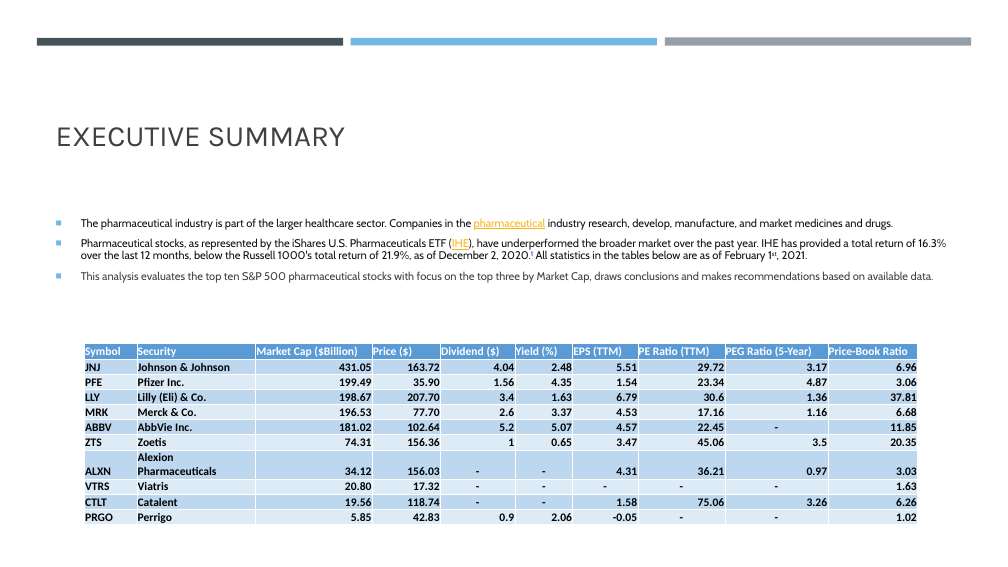
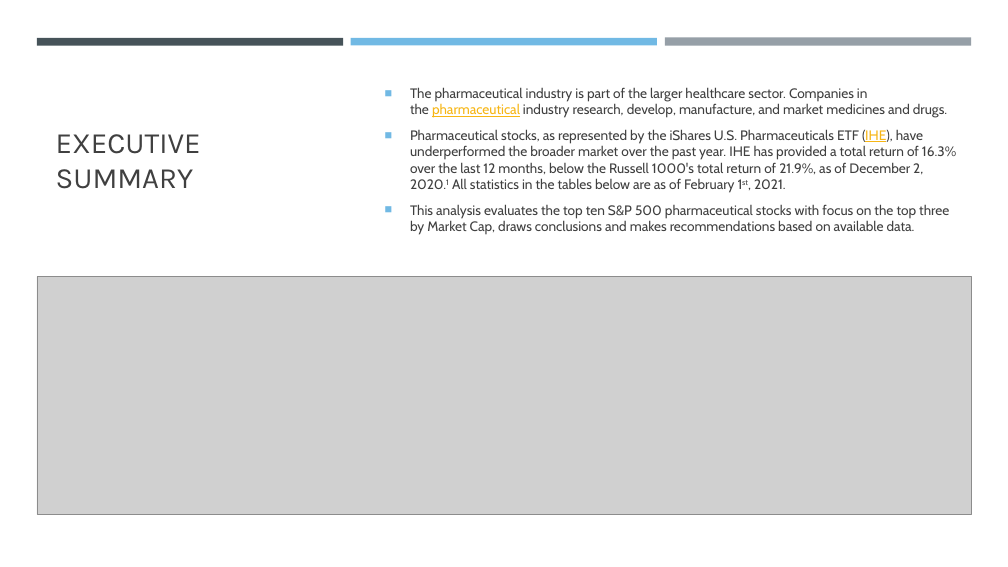
Before and after one commit to larawayn/Project-1, a slide deck: slide 3 of Stock Market Analysis.pptx. Drawn at 1008x567 pixels with LibreOffice and Linux fonts; fonts in the diff are those of the drawing; grey boxes stand for pictures. Boxes give left, top, right and bottom in pixels: in the first picture for what was removed or moved away, otherwise in the second. Text is boxed around its words. In the diff, an @@ line names an element or a change of style, - is before the commit and + after.

```diff
--- a/Stock Market Analysis.pptx
+++ b/Stock Market Analysis.pptx
@@ rectangle added at (x1=0, y1=0, x2=1008, y2=567), fill #FFFFFF @@
@@ title "EXECUTIVE SUMMARY" moved from (x1=56, y1=127, x2=346, y2=147) to (x1=56, y1=134, x2=201, y2=189) @@
@@ title "EXECUTIVE SUMMARY" at (x1=56, y1=134, x2=201, y2=189): vertical alignment bottom to middle @@
@@ text "The pharmaceutical industry is part ..." moved from (x1=81, y1=218, x2=946, y2=283) to (x1=410, y1=87, x2=956, y2=235) @@
@@ text "The pharmaceutical industry is part ..." at (x1=410, y1=87, x2=956, y2=235): size 10.6 to 13 pt; text colour #111111 to #404040 in "The pharmaceutical industry is part of the ...", "Pharmaceutical stocks, as represented by the iShares ..."; text colour #0000EE to #404040 in "2020.1"; line spacing 0.9 to 1 @@
@@ picture added at (x1=37, y1=277, x2=972, y2=515) @@
@@ table removed at (x1=85, y1=344, x2=917, y2=527), 11 rows, 10 columns @@
-Symbol | Security | Market Cap ($Billion) | Price ($) | Dividend ($) | Yield (%) | EPS (TTM) | PE Ratio (TTM) | PEG Ratio (5-Year) | Price-Book Ratio
-JNJ | Johnson & Johnson | 431.05 | 163.72 | 4.04 | 2.48 | 5.51 | 29.72 | 3.17 | 6.96
-PFE | Pfizer Inc. | 199.49 | 35.90 | 1.56 | 4.35 | 1.54 | 23.34 | 4.87 | 3.06
-LLY | Lilly (Eli) & Co. | 198.67 | 207.70 | 3.4 | 1.63 | 6.79 | 30.6 | 1.36 | 37.81
-MRK | Merck & Co. | 196.53 | 77.70 | 2.6 | 3.37 | 4.53 | 17.16 | 1.16 | 6.68
-ABBV | AbbVie Inc. | 181.02 | 102.64 | 5.2 | 5.07 | 4.57 | 22.45 | - | 11.85
-ZTS | Zoetis | 74.31 | 156.36 | 1 | 0.65 | 3.47 | 45.06 | 3.5 | 20.35
-ALXN | Alexion Pharmaceuticals | 34.12 | 156.03 | - | - | 4.31 | 36.21 | 0.97 | 3.03
-VTRS | Viatris | 20.80 | 17.32 | - | - | - | - | - | 1.63
-CTLT | Catalent | 19.56 | 118.74 | - | - | 1.58 | 75.06 | 3.26 | 6.26
-PRGO | Perrigo | 5.85 | 42.83 | 0.9 | 2.06 | -0.05 | - | - | 1.02
```
Also in this commit, not shown: 6 other slides changed, 2 other files.
